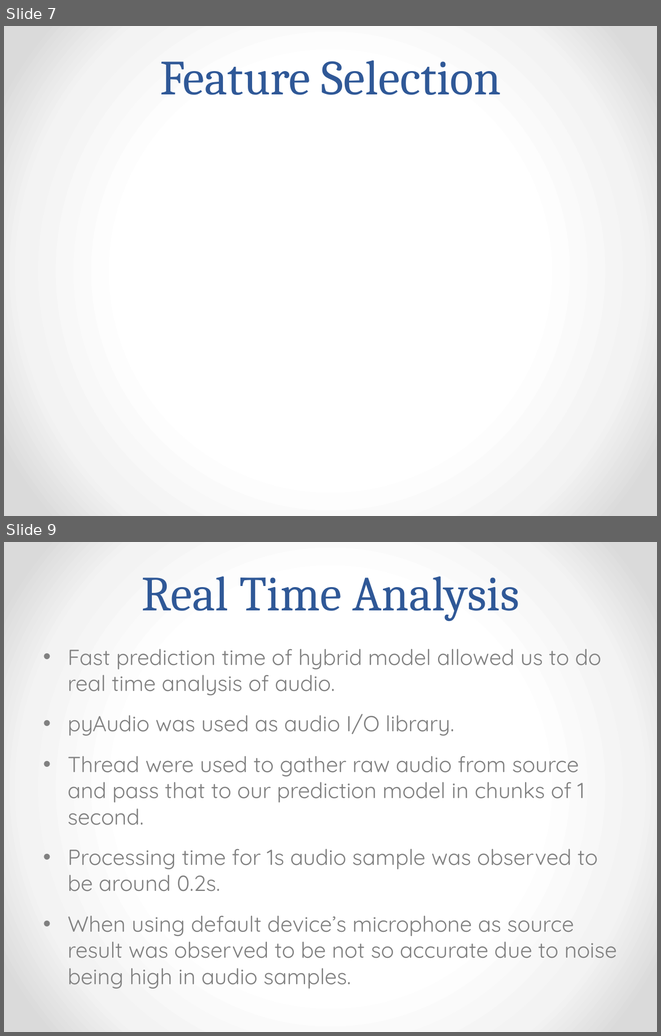
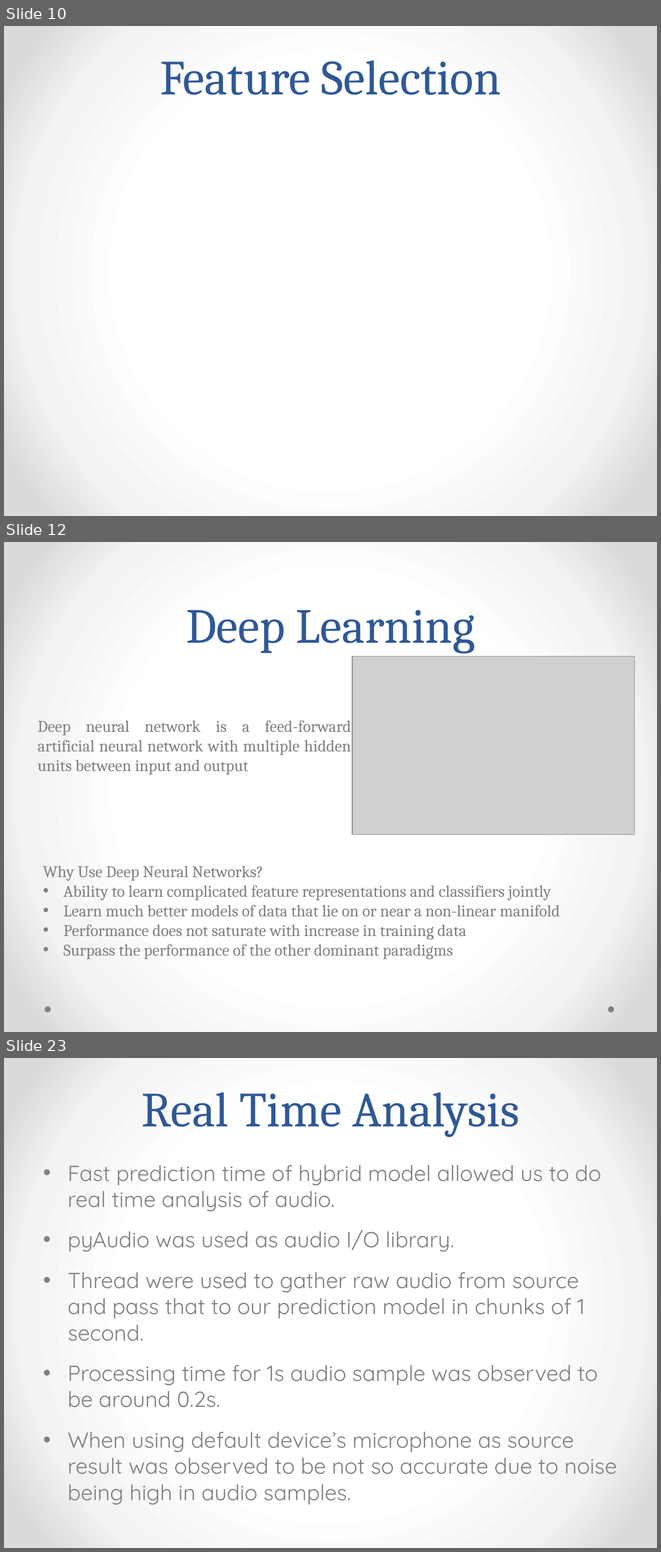
Before and after one commit to AudioExtractors/LanguageDetection, a slide deck: Docs/Presentation.pptx. Shown one above the other, each under a label of ours: slides 7 and 9 before the commit, slides 10, 12 and 23 after it; the slides between them are not shown. The pictures are 661x1036 and 661x1552 pixels, drawn with LibreOffice and Linux fonts; fonts in the diff are those of the drawing; grey boxes stand for pictures. Boxes give left, top, right and bottom in pixels: in the first picture for what was removed or moved away, otherwise in the second. Text is boxed around its words. In the diff, an @@ line names an element or a change of style, - is before the commit and + after.

```diff
--- a/Docs/Presentation.pptx
+++ b/Docs/Presentation.pptx
@@ slide 12 added at <box>4,542,657,1032</box>, background gradient #FFFFFF to #F4F4F4 to #DADADA @@
@@ title added at <box>186,610,475,653</box>, 54 pt, text #2F5897 @@
+Deep Learning
@@ picture added at <box>352,656,634,835</box> @@
@@ text added at <box>37,720,351,775</box>, 18 pt, text #808080 @@
+Deep neural network is a feed-forward artificial neural network with multiple hidden units between input and output
@@ text added at <box>43,865,560,959</box>, 18 pt, text #808080 @@
+Why Use Deep Neural Networks?
+• Ability to learn complicated feature representations and classifiers jointly
+• Learn much better models of data that lie on or near a non-linear manifold
+• Performance does not saturate with increase in training data
+• Surpass the performance of the other dominant paradigms
@@ ellipse added at <box>44,1006,50,1012</box>, fill #808080 @@
@@ ellipse added at <box>608,1006,614,1012</box>, fill #808080 @@
@@ what was slide 7 is now slide 10 @@
@@ what was slide 9 is now slide 23 @@
```
Also in this commit, not shown: 2 slides changed, 15 other slides added, 2 slides removed.
